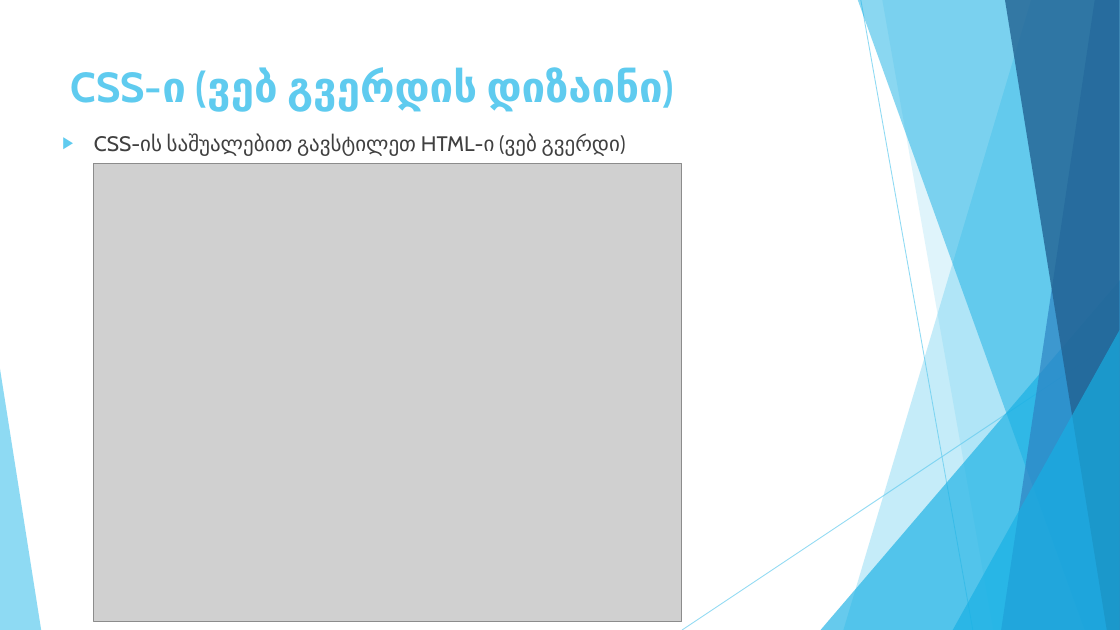
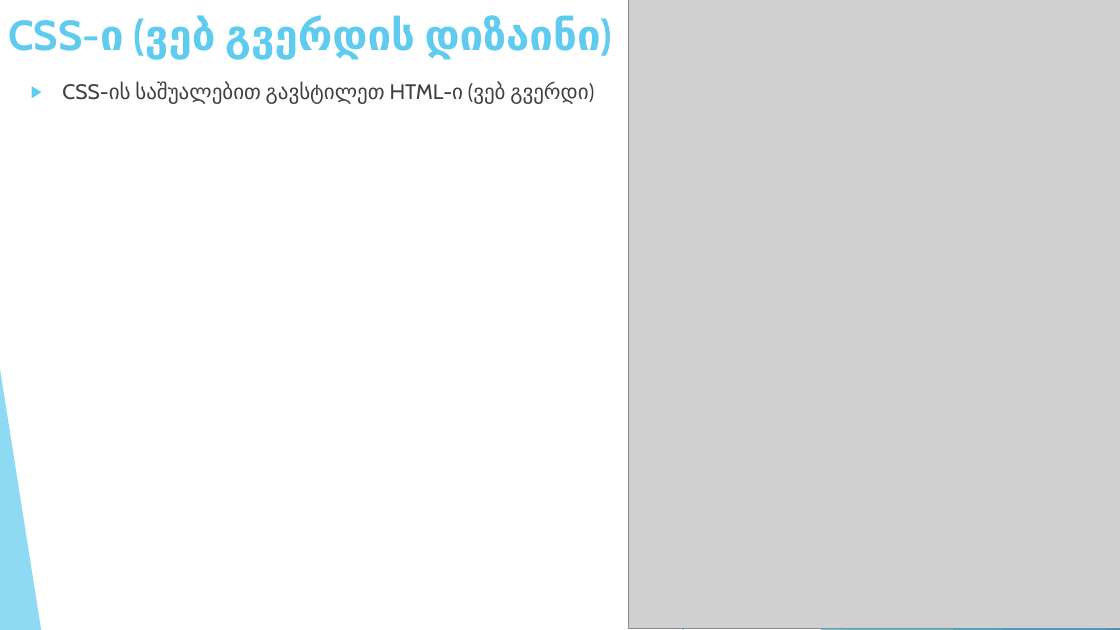
Before and after one commit to knuho/irakli-kharatishvili, a slide deck: slide 3 of PHP Project.pptx. Drawn at 1120x630 pixels with LibreOffice and Linux fonts; fonts in the diff are those of the drawing; grey boxes stand for pictures. Boxes give left, top, right and bottom in pixels: in the first picture for what was removed or moved away, otherwise in the second. Text is boxed around its words. In the diff, an @@ line names an element or a change of style, - is before the commit and + after.

```diff
--- a/PHP Project.pptx
+++ b/PHP Project.pptx
@@ title "CSS-ი (ვებ გვერდის დიზაინი)": place and size @@
-title "CSS-ი (ვებ გვერდის დიზაინი)" at bbox=[71, 67, 663, 111]
+title "CSS-ი (ვებ გვერდის დიზაინი)" at bbox=[8, 16, 601, 60]
@@ picture added at bbox=[628, 0, 1120, 628] @@
@@ text "CSS-ის საშუალებით გავსტილეთ HTML-ი (ვებ ...": place and size @@
-text "CSS-ის საშუალებით გავსტილეთ HTML-ი (ვებ ..." at bbox=[94, 134, 620, 156]
+text "CSS-ის საშუალებით გავსტილეთ HTML-ი (ვებ ..." at bbox=[62, 82, 588, 104]
@@ picture removed at bbox=[94, 163, 682, 622] @@
```
Also in this commit, not shown: 1 other slide changed, 1 slide added, 2 other files.
